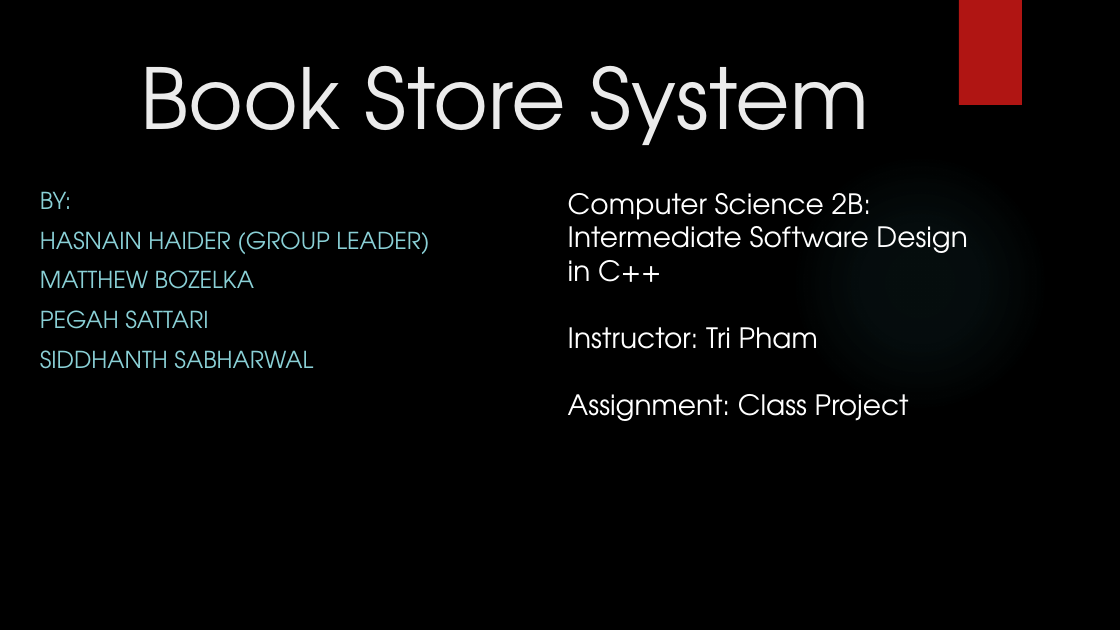
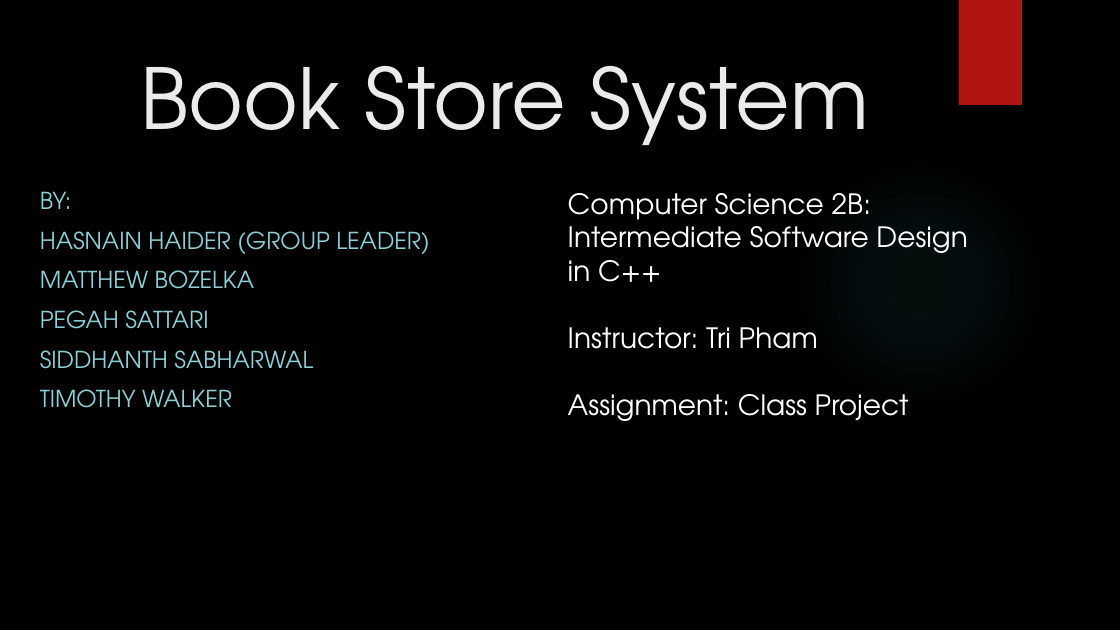
Before and after one commit to Timothy-W/BookStoreApp, a slide deck: slide 1 of BookStoreApp Presentation.pptx. Drawn at 1120x630 pixels with LibreOffice and Linux fonts; fonts in the diff are those of the drawing; background and template pictures are left out. Boxes give left, top, right and bottom in pixels: in the first picture for what was removed or moved away, otherwise in the second. Text is boxed around its words. In the diff, an @@ line names an element or a change of style, - is before the commit and + after.

```diff
--- a/BookStoreApp Presentation.pptx
+++ b/BookStoreApp Presentation.pptx
@@ subtitle at [40, 389, 232, 408]: paragraph added @@
+TIMOTHY WALKER
```
Also in this commit, not shown: 1 other slide changed.
